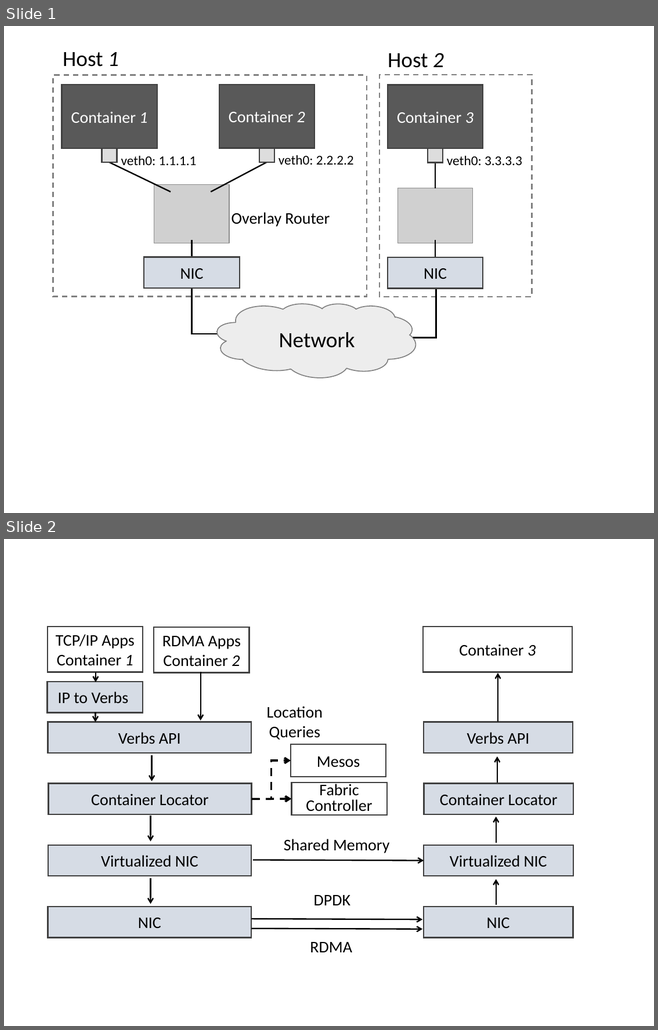
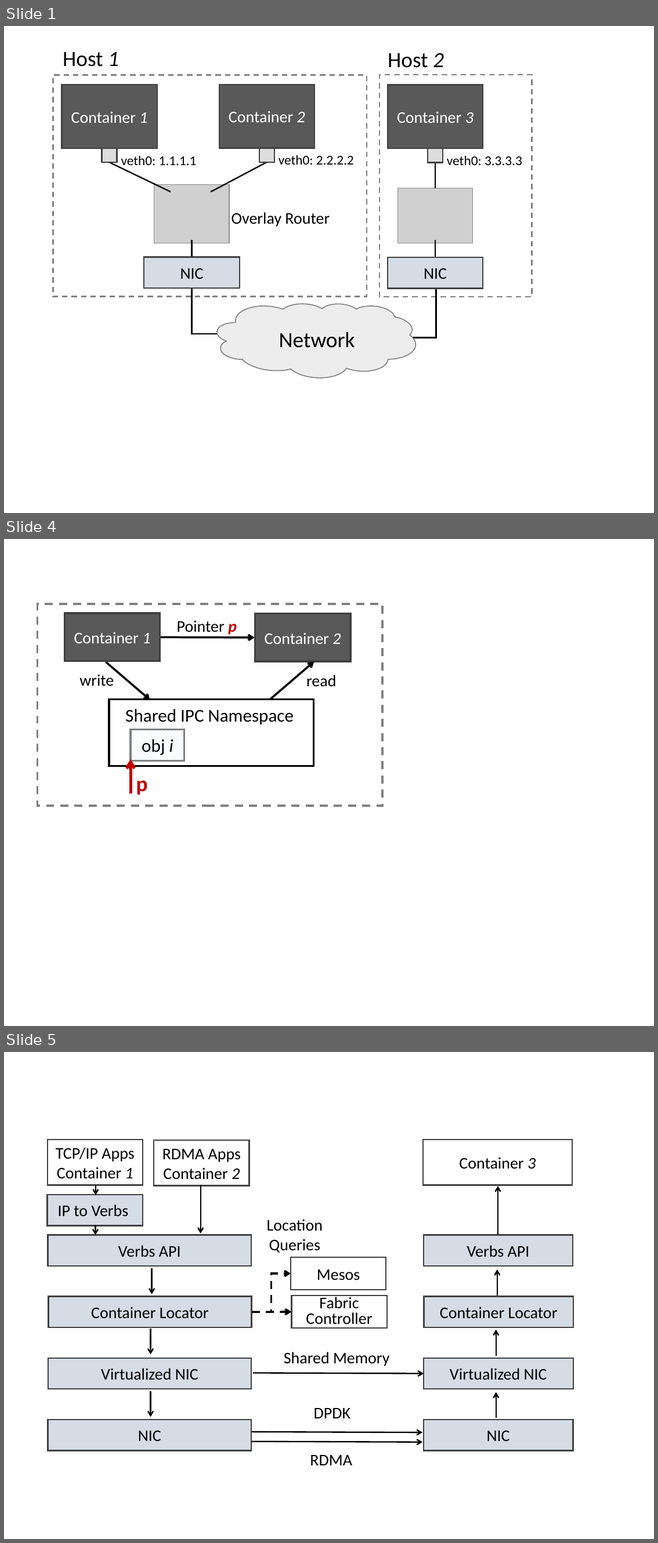
Before and after one commit to lampson0505/freeflow-hotnets16, a slide deck: figures/figures.pptx. Shown one above the other, each under a label of ours: slides 1 and 2 before the commit, slides 1, 4 and 5 after it; the slides between them are not shown. The pictures are 658x1030 and 658x1543 pixels, drawn with LibreOffice and Linux fonts; fonts in the diff are those of the drawing; grey boxes stand for pictures. Boxes give left, top, right and bottom in pixels: in the first picture for what was removed or moved away, otherwise in the second. Text is boxed around its words. In the diff, an @@ line names an element or a change of style, - is before the commit and + after.

```diff
--- a/figures/figures.pptx
+++ b/figures/figures.pptx
@@ slide 4 added at [4, 539, 654, 1026], background #FFFFFF @@
@@ rectangle added at [37, 604, 382, 806], outline #808080 2.25 pt dashed @@
@@ rectangle added at [64, 613, 160, 661], fill #595959, outline #404040 2.25 pt, 18 pt, text #FFFFFF @@
+Container 1
@@ text added at [177, 620, 237, 635], 18 pt, text #000000 @@
+Pointer p
@@ rectangle added at [255, 614, 350, 662], fill #595959, outline #404040 2.25 pt, 18 pt, text #FFFFFF @@
+Container 2
@@ arrow added from (157, 637) to (254, 638), #000000 2.25 pt @@
@@ text added at [79, 674, 114, 686], 18 pt, text #000000 @@
+write
@@ arrow added from (106, 662) to (150, 700), #000000 2.25 pt @@
@@ arrow added from (270, 700) to (314, 662), #000000 2.25 pt @@
@@ text added at [306, 675, 336, 687], 18 pt, text #000000 @@
+read
@@ rectangle added at [109, 700, 314, 766], outline #000000 2.25 pt @@
@@ text added at [125, 709, 293, 725], 20 pt, text #000000 @@
+Shared IPC Namespace
@@ rectangle added at [130, 730, 184, 761], fill pattern #BDD7EE on #FFFFFF, outline #808080 2 pt, 20 pt, text #000000 @@
+obj i
@@ arrow added from (130, 794) to (130, 759), #C00000 3.25 pt @@
@@ text added at [136, 780, 148, 795], 24 pt, text #C00000, bold @@
+p
@@ what was slide 2 is now slide 5 @@
```
Also in this commit, not shown: 2 other slides added, 2 other files.
